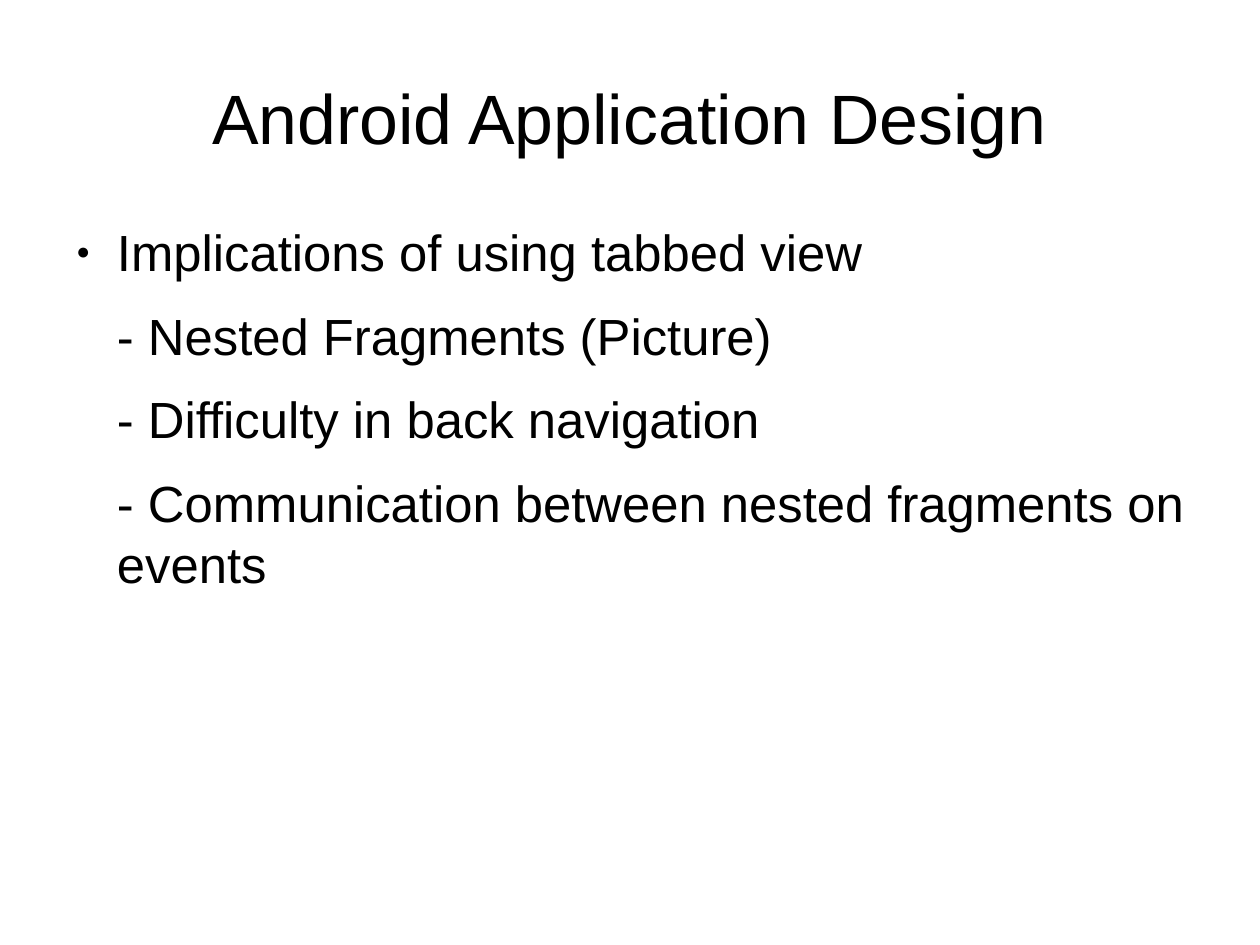
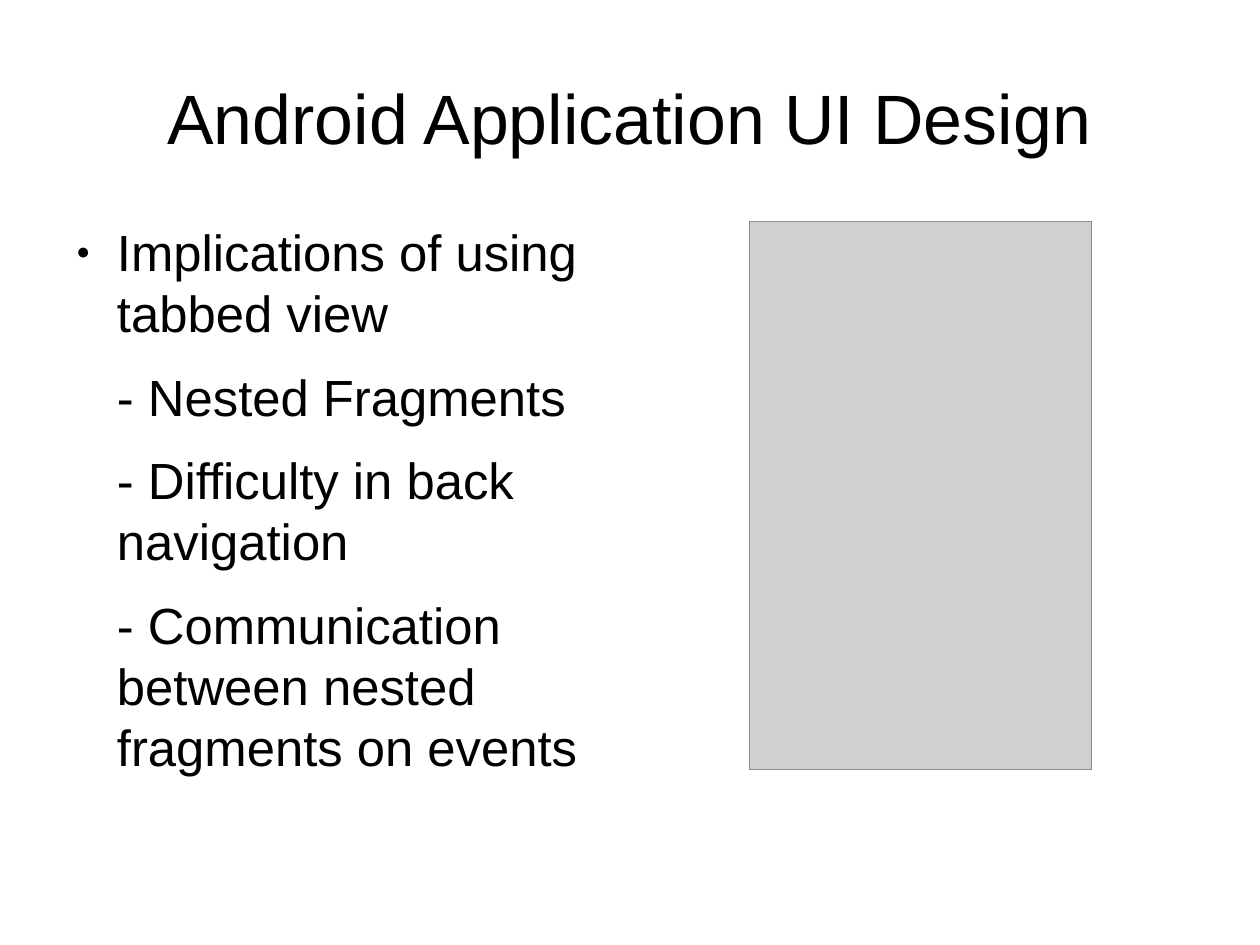
Before and after one commit to smartwatermanagement/self-healing-water-networks, a slide deck: slide 7 of Documentation/Design/design presentation.odp. Drawn at 1260x945 pixels with LibreOffice and Linux fonts; fonts in the diff are those of the drawing; grey boxes stand for pictures. Boxes give left, top, right and bottom in pixels: in the first picture for what was removed or moved away, otherwise in the second. Text is boxed around its words. In the diff, an @@ line names an element or a change of style, - is before the commit and + after.

```diff
--- a/Documentation/Design/design presentation.odp
+++ b/Documentation/Design/design presentation.odp
@@ title at [167, 93, 1091, 157]: text changed @@
-Android Application Design
+Android Application UI Design
@@ picture added at [750, 221, 1093, 769] @@
@@ text at [148, 379, 566, 426]: text changed @@
-- Nested Fragments (Picture)
+- Nested Fragments
```
Also in this commit, not shown: 6 other slides changed, 2 slides added, 1 slide removed, 3 other files.
